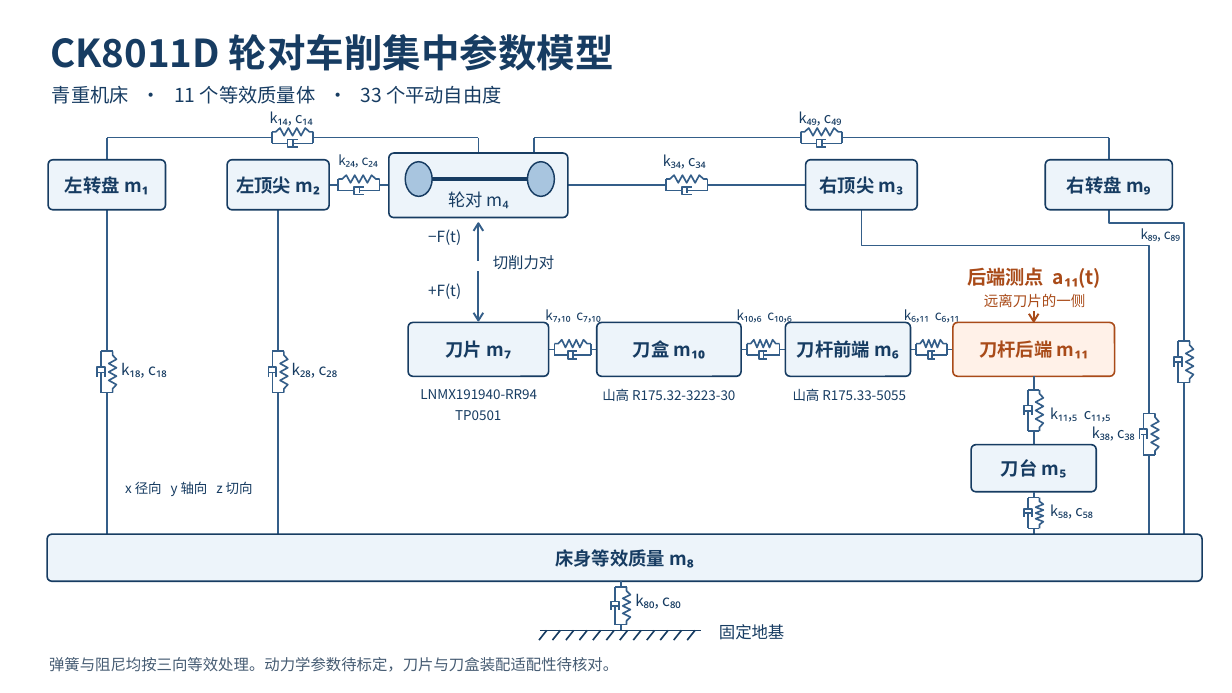
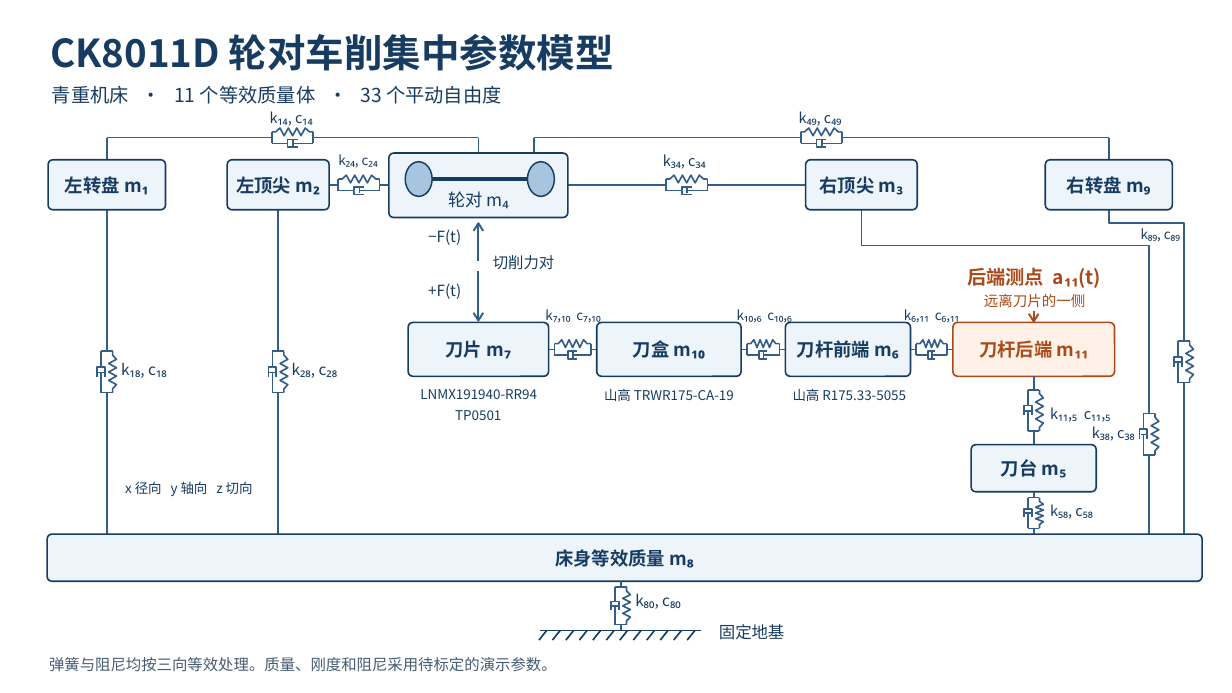
Before and after one commit to 1142765505/Matlab-Dynamic-Model, a slide deck: slide 1 of 学术汇报/CK8011D_33自由度模型示意图.pptx. Drawn at 1232x693 pixels with LibreOffice and Linux fonts; fonts in the diff are those of the drawing. Boxes give left, top, right and bottom in pixels: in the first picture for what was removed or moved away, otherwise in the second. Text is boxed around its words. In the diff, an @@ line names an element or a change of style, - is before the commit and + after.

Commit message:
Correct CK8011D cassette designation to TRWR175-CA-19

```diff
--- a/学术汇报/CK8011D_33自由度模型示意图.pptx
+++ b/学术汇报/CK8011D_33自由度模型示意图.pptx
@@ text at (604,389,734,401): text changed @@
-山高 R175.32-3223-30
+山高 TRWR175-CA-19
@@ text at (49,657,557,672): text changed @@
-弹簧与阻尼均按三向等效处理。动力学参数待标定，刀片与刀盒装配适配性待核对。
+弹簧与阻尼均按三向等效处理。质量、刚度和阻尼采用待标定的演示参数。
```
Also in this commit, not shown: 3 other files.
